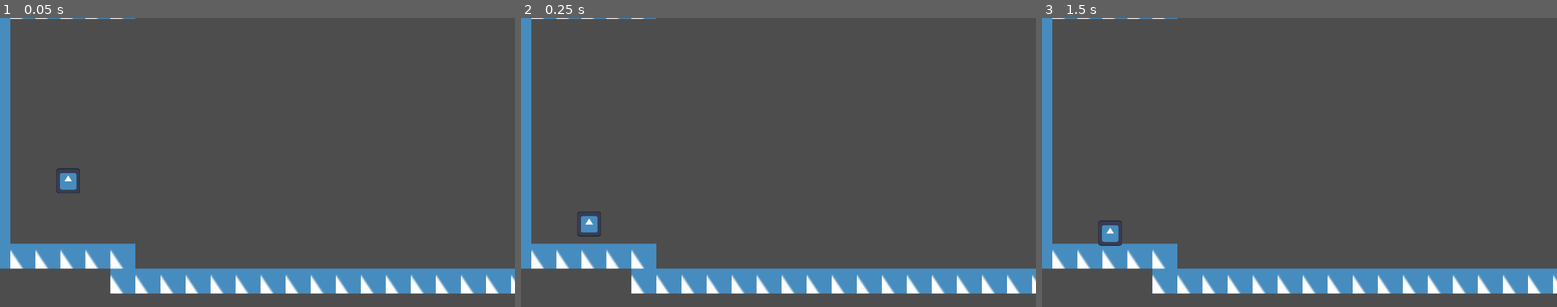
Above: before the commit, frames 1-3 (left to right).
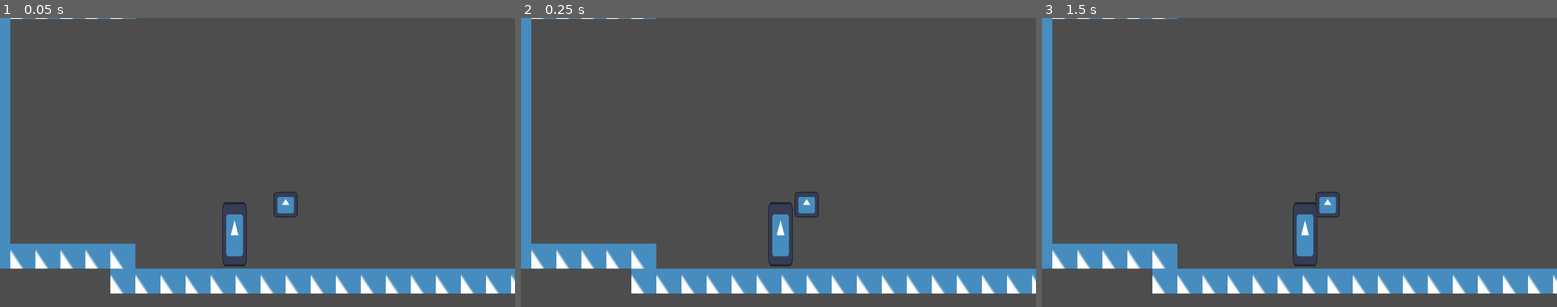
Above: after the commit, the same moments.

Repository: Morty0Smith/odd-pumpkin
Game: Godot game, scene res://testScene.tscn
Same seed, same stepped clock (60 frames per second), same inputs: the game is played once before the commit and once after it. The engine's default icon, where the game draws it, is replaced by a stand-in: a white triangle on a blue panel in a dark square.
Inputs:
- Up to frame 1 (0.05 s): no input
- Up to frame 2 (0.25 s): no input
- Up to frame 3 (1.5 s): tap Enter at 1.25 s

The runs differ from the first frame. In frame 1, 1.1% of the frame differs, in the area x 10-58%, y 52-86%; in frame 2, 1.1%; in frame 3, 1.1%, in the area x 10-58%, y 60-86%.

Commit message:
Added enemy movement

Diff:
--- /dev/null
+++ b/scripts/enimy.gd
@@ -0,0 +1,11 @@
+extends Node2D
+
+@export var movement:EnimyMovement
+@export var viewcone:Area2D
+@export var playerCollision:CollisionObject2D
+
+func _physics_process(delta: float) -> void:
+	movement.moveNormalCycle()
+	var canSeePlayer:bool = playerCollision in viewcone.get_overlapping_bodies()
+	if (canSeePlayer):
+		movement.goToPos(playerCollision.position)
--- /dev/null
+++ b/scripts/enimy_movement.gd
@@ -0,0 +1,24 @@
+class_name EnimyMovement
+extends Node
+
+@export var characterBody:CharacterBody2D
+@export var roamEdgeLeft:Node2D
+@export var roamEdgeRight:Node2D
+@export var moveSpeed:float = 20
+
+var moveToLeft:bool = false
+
+func moveNormalCycle():
+	var targetPos:Vector2 = roamEdgeLeft.position if (moveToLeft) else roamEdgeRight.position
+	goToPos(targetPos)
+	if (!moveToLeft and characterBody.position.x > targetPos.x):
+		moveToLeft = true
+	if (moveToLeft and characterBody.position.x < targetPos.x):
+		moveToLeft = false
+
+func goToPos(targetPos:Vector2):
+	if (characterBody.position.x < targetPos.x and characterBody.velocity.x != moveSpeed):
+		characterBody.velocity.x = moveSpeed
+	if (characterBody.position.x > targetPos.x and characterBody.velocity.x != -moveSpeed):
+		characterBody.velocity.x = -moveSpeed
+	characterBody.move_and_slide()
--- /dev/null
+++ b/scripts/viewcone.gd
@@ -0,0 +1,35 @@
+class_name Viewcone
+extends Node2D
+
+@export var fov:float = 100
+@export var numberRays = 10
+
+@export var ray:RayCast2D
+@export var selfCollider:CollisionObject2D
+
+
+func getMinPlayerDist(lookToRight:bool, playerCollider:CollisionObject2D) ->float:
+	ray.add_exception(selfCollider)
+	ray.enabled = true
+	var rayDisctanceIncrement = fov/numberRays
+	var directionFactor = -1 if lookToRight else 1
+	var minPlayerDist:float = -1
+	for i in numberRays:
+		ray.target_position = Vector2(10 * directionFactor,i*rayDisctanceIncrement - (fov/2))
+		ray.force_raycast_update()
+		print(ray.get_collider())
+		if (ray.get_collider() == playerCollider):
+			var playerDistance:float = getRaycastDistance(ray)
+			if (minPlayerDist == -1 or playerDistance < minPlayerDist):
+				minPlayerDist = playerDistance
+	return minPlayerDist
+
+func getRaycastDistance(ray:RayCast2D) ->float:
+	var origin = ray.global_transform.origin
+	var collisionPoint = ray.get_collision_point()
+	return origin.distance_to(collisionPoint)
+
+func testRaycast():
+	ray.force_raycast_update()
+	ray.force_update_transform()
+	print(ray.get_collider())
--- a/testScene.tscn
+++ b/testScene.tscn
@@ -1,10 +1,19 @@
-[gd_scene load_steps=4 format=4 uid="uid://d4bjpgqwy16ut"]
+[gd_scene load_steps=9 format=4 uid="uid://d4bjpgqwy16ut"]
 
 [ext_resource type="TileSet" uid="uid://c5wlt3m300h6a" path="res://defaultTileset.tres" id="1_vixnb"]
 [ext_resource type="Texture2D" uid="uid://dddpdja1q0y4r" path="res://icon.svg" id="2_5lntk"]
+[ext_resource type="Script" uid="uid://bpoy5qpx0bvro" path="res://scripts/enimy_movement.gd" id="3_5lntk"]
+[ext_resource type="Script" uid="uid://dx4bcpymmfg7r" path="res://scripts/enimy.gd" id="3_u1fn3"]
+[ext_resource type="Script" uid="uid://bo5hlkc4pgqhy" path="res://scripts/viewcone.gd" id="3_w2vy6"]
 
 [sub_resource type="CircleShape2D" id="CircleShape2D_w2vy6"]
 radius = 25.098053
+
+[sub_resource type="RectangleShape2D" id="RectangleShape2D_vixnb"]
+size = Vector2(121.06238, 126.50024)
+
+[sub_resource type="ConvexPolygonShape2D" id="ConvexPolygonShape2D_u1fn3"]
+points = PackedVector2Array(78.000015, -129.00003, 120.00003, -3, 72.000015, 148.00003, -23, -9)
 
 [node name="Node2D" type="Node2D"]
 
@@ -18,10 +27,12 @@
 zoom = Vector2(3.5, 3.5)
 
 [node name="Player" type="RigidBody2D" parent="."]
-position = Vector2(-57, 88)
+position = Vector2(37, 106)
+collision_layer = 3
+gravity_scale = 0.0
 
 [node name="CollisionShape2D" type="CollisionShape2D" parent="Player"]
-position = Vector2(-34, -49)
+position = Vector2(11, -51)
 scale = Vector2(0.28, 0.28)
 shape = SubResource("CircleShape2D_w2vy6")
 
@@ -29,3 +40,47 @@
 position = Vector2(-1.2397766e-05, -4.196167e-05)
 scale = Vector2(0.42892137, 0.44852933)
 texture = ExtResource("2_5lntk")
+
+[node name="Enimy" type="Node2D" parent="." node_paths=PackedStringArray("movement", "viewcone", "playerCollision")]
+position = Vector2(12, 74)
+script = ExtResource("3_u1fn3")
+movement = NodePath("EnimyMovement")
+viewcone = NodePath("CharacterBody/CollisionShape2D/Sprite2D/Viewcone")
+playerCollision = NodePath("../Player")
+
+[node name="CharacterBody" type="CharacterBody2D" parent="Enimy"]
+
+[node name="CollisionShape2D" type="CollisionShape2D" parent="Enimy/CharacterBody"]
+position = Vector2(1.1920929e-07, 0)
+scale = Vector2(0.12267116, 0.3199988)
+shape = SubResource("RectangleShape2D_vixnb")
+
+[node name="Sprite2D" type="Sprite2D" parent="Enimy/CharacterBody/CollisionShape2D"]
+texture = ExtResource("2_5lntk")
+
+[node name="Viewcone" type="Area2D" parent="Enimy/CharacterBody/CollisionShape2D/Sprite2D"]
+position = Vector2(-24.455624, 0)
+collision_layer = 2
+
+[node name="CollisionShape2D" type="CollisionShape2D" parent="Enimy/CharacterBody/CollisionShape2D/Sprite2D/Viewcone"]
+position = Vector2(269.0119, -21.87508)
+scale = Vector2(8.151874, 3.1250112)
+shape = SubResource("ConvexPolygonShape2D_u1fn3")
+
+[node name="RoamEdgeLeft" type="Node2D" parent="Enimy"]
+position = Vector2(-47, 2)
+
+[node name="RoamEdgeRight" type="Node2D" parent="Enimy"]
+position = Vector2(136, 3)
+
+[node name="EnimyMovement" type="Node" parent="Enimy" node_paths=PackedStringArray("characterBody", "roamEdgeLeft", "roamEdgeRight")]
+script = ExtResource("3_5lntk")
+characterBody = NodePath("../CharacterBody")
+roamEdgeLeft = NodePath("../RoamEdgeLeft")
+roamEdgeRight = NodePath("../RoamEdgeRight")
+moveSpeed = 40.0
+
+[node name="Viewcone" type="Node2D" parent="Enimy" node_paths=PackedStringArray("ray", "selfCollider")]
+script = ExtResource("3_w2vy6")
+ray = NodePath("")
+selfCollider = NodePath("../CharacterBody")
Not shown, added: addons/vision_cone_2d/cone_editor_helper.gd
Not shown, added: addons/vision_cone_2d/cone_editor_helper.gd.uid
Not shown, added: addons/vision_cone_2d/examples/enemy.gd
Not shown, added: addons/vision_cone_2d/examples/enemy.gd.uid
Not shown, added: addons/vision_cone_2d/examples/enemy.tscn
Not shown, added: addons/vision_cone_2d/examples/example.tscn
Not shown, added: addons/vision_cone_2d/examples/player_movement.gd
Not shown, added: addons/vision_cone_2d/examples/player_movement.gd.uid
Not shown, added: addons/vision_cone_2d/examples/viewcone.tscn
Not shown, added: addons/vision_cone_2d/examples/wall.tscn
Binary file added: addons/vision_cone_2d/icon.png
Not shown, added: addons/vision_cone_2d/icon.png.import
(and 11 more such lines)
